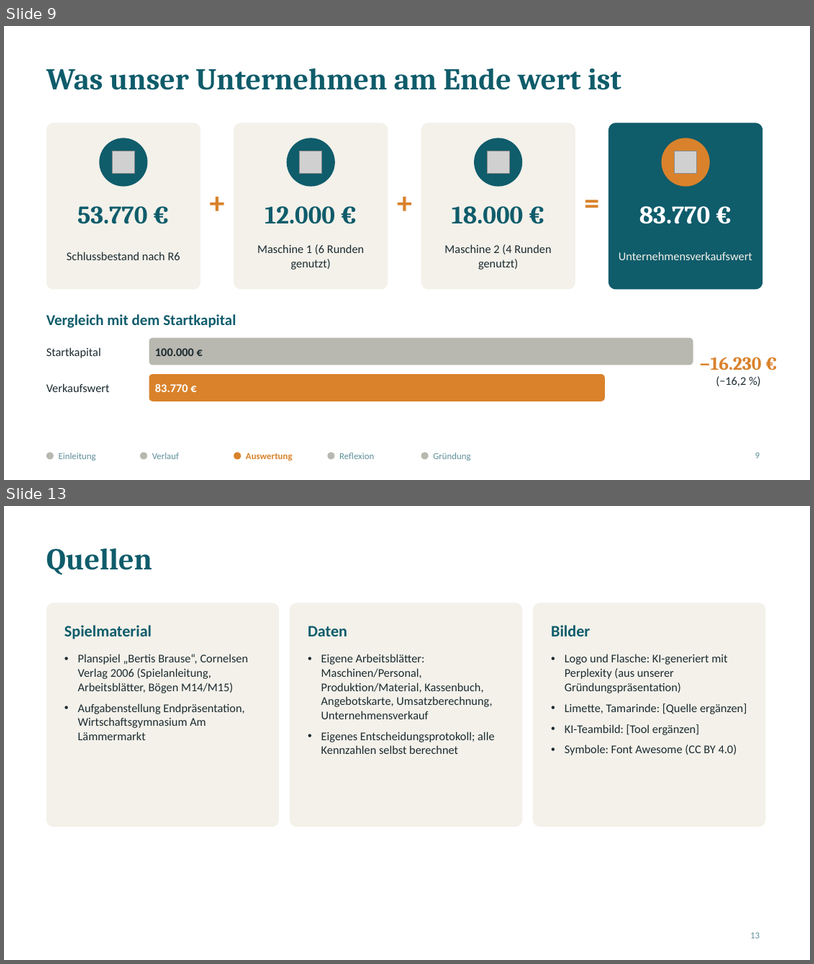
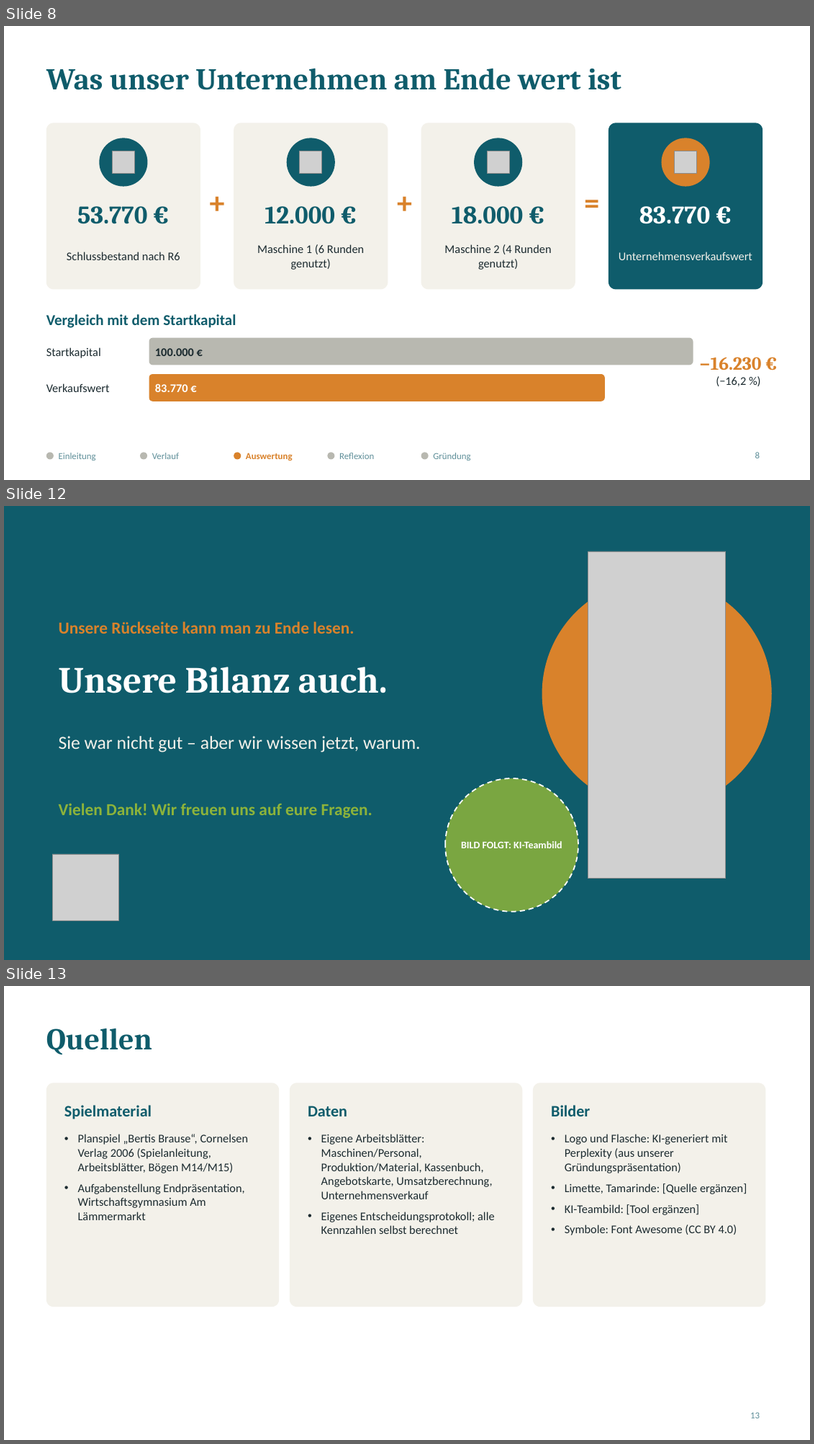
Before and after one commit to jofy0002/claude-workspace, a slide deck: endpraesentation/Elbharz_Endpraesentation.pptx. Shown one above the other, each under a label of ours: slides 9 and 13 before the commit, slides 8, 12 and 13 after it; the slides between them are not shown. The pictures are 814x964 and 814x1444 pixels, drawn with LibreOffice and Linux fonts; fonts in the diff are those of the drawing; grey boxes stand for pictures. Boxes give left, top, right and bottom in pixels: in the first picture for what was removed or moved away, otherwise in the second. Text is boxed around its words. In the diff, an @@ line names an element or a change of style, - is before the commit and + after.

```diff
--- a/endpraesentation/Elbharz_Endpraesentation.pptx
+++ b/endpraesentation/Elbharz_Endpraesentation.pptx
@@ slide 12 added at <box>4,506,810,960</box>, background #0F5C6B @@
@@ picture added at <box>589,551,726,878</box> @@
@@ ellipse added at <box>543,579,772,808</box>, fill #D9822B @@
@@ text added at <box>59,621,354,633</box>, 20 pt, text #D9822B, bold @@
+Unsere Rückseite kann man zu Ende lesen.
@@ text added at <box>59,667,388,693</box>, 44 pt, text #FFFFFF, bold @@
+Unsere Bilanz auch.
@@ text added at <box>59,736,421,752</box>, 22 pt, text #F3F1EA @@
+Sie war nicht gut – aber wir wissen jetzt, warum.
@@ ellipse added at <box>445,778,579,911</box>, fill #8DB33A at 85% opacity, outline #FFFFFF 1.5 pt dashed @@
@@ text added at <box>59,803,373,818</box>, 20 pt, text #8DB33A, bold @@
+Vielen Dank! Wir freuen uns auf eure Fragen.
@@ text added at <box>461,841,563,848</box>, 12 pt, text #FFFFFF, bold @@
+BILD FOLGT: KI-Teambild
@@ picture added at <box>52,854,119,921</box> @@
@@ what was slide 9 is now slide 8 @@
@@ page number at <box>756,452,760,458</box>: text changed @@
-9
+8
```
Also in this commit, not shown: 7 slides changed, 2 other slides added, 2 slides removed, 7 other files.
